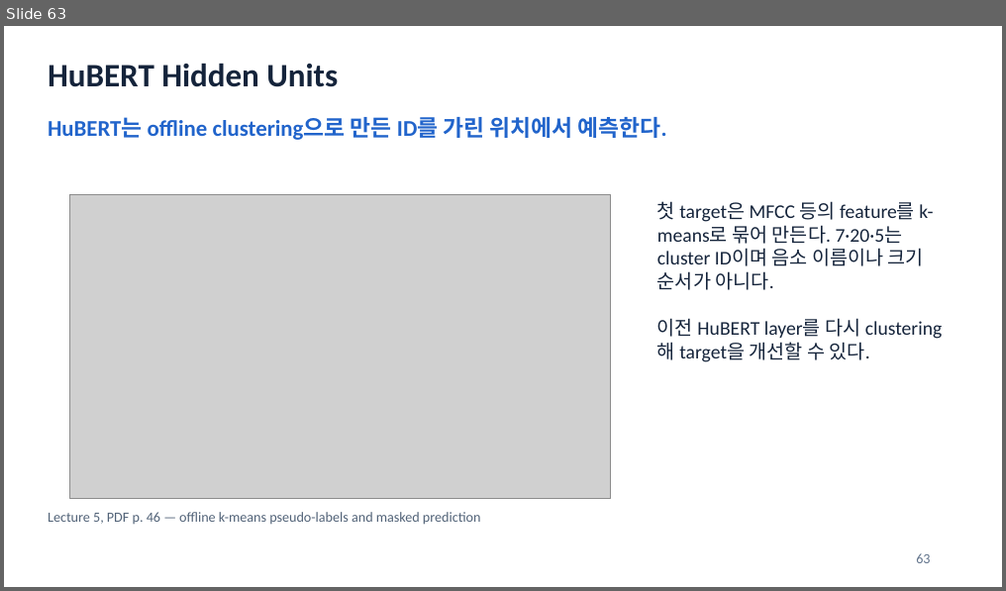
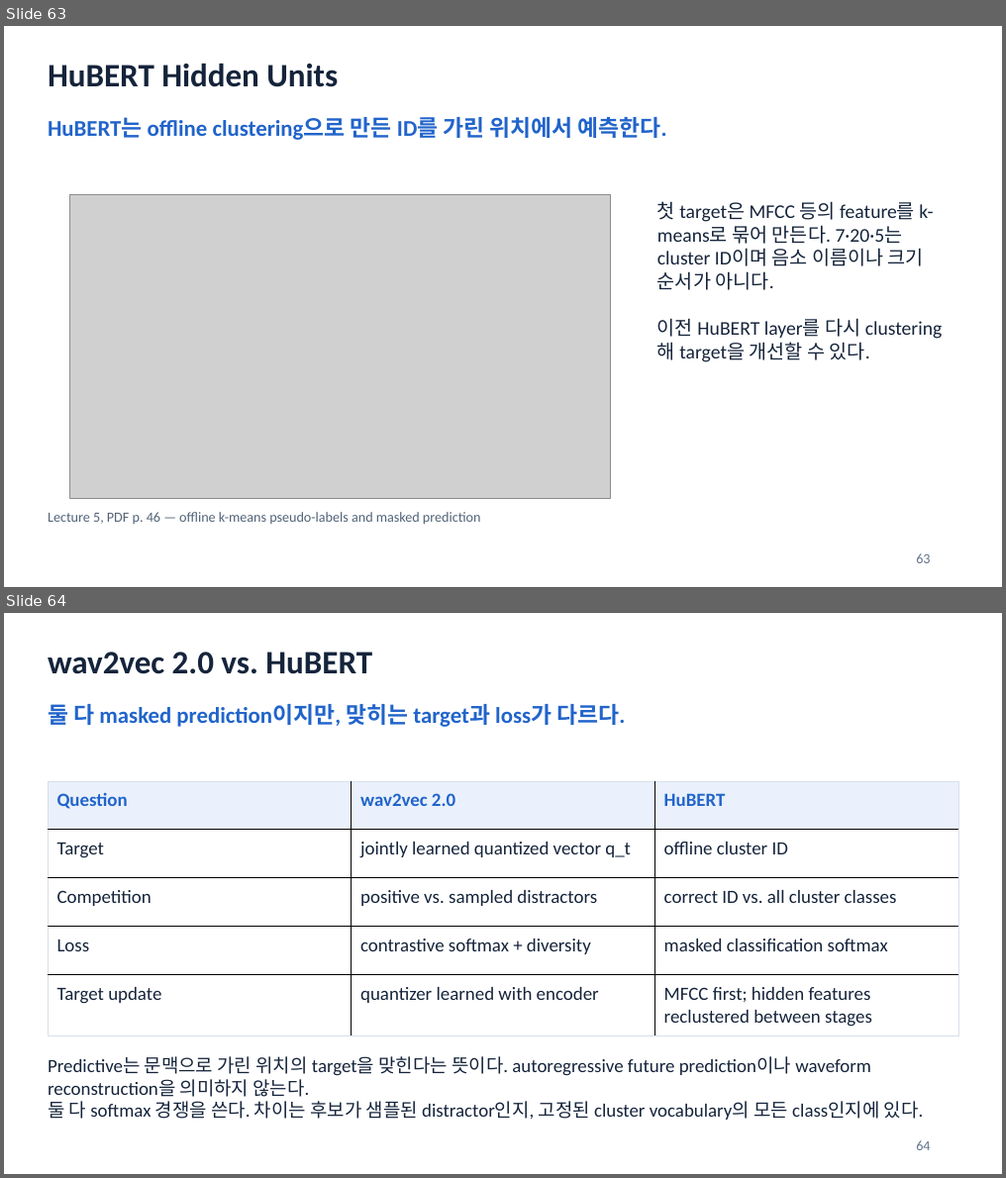
Before and after one commit to HyeonWooNa0861/HyeonWooNa0861.github.io, a slide deck: assets/presentations/study/speech-and-audio-recognition/sar-midterm-review-slides.pptx. Shown one above the other, each under a label of ours: slide 63 before the commit, slides 63 and 64 after it. The pictures are 1006x591 and 1006x1178 pixels, drawn with LibreOffice and Linux fonts; fonts in the diff are those of the drawing; grey boxes stand for pictures. Boxes give left, top, right and bottom in pixels: in the first picture for what was removed or moved away, otherwise in the second. Text is boxed around its words. In the diff, an @@ line names an element or a change of style, - is before the commit and + after.

Commit message:
Clarify wav2vec 2.0 and HuBERT learning objectives

```diff
--- a/assets/presentations/study/speech-and-audio-recognition/sar-midterm-review-slides.pptx
+++ b/assets/presentations/study/speech-and-audio-recognition/sar-midterm-review-slides.pptx
@@ slide 64 added at (4, 613, 1002, 1174), background #FFFFFF @@
@@ text added at (48, 652, 372, 674), 31.5 pt, text #15243B, bold @@
+wav2vec 2.0 vs. HuBERT
@@ text added at (48, 704, 625, 727), 21.8 pt, text #2164CB, bold @@
+둘 다 masked prediction이지만, 맞히는 target과 loss가 다르다.
@@ table added at (48, 781, 959, 1031), 5 rows, 3 columns @@
+Question | wav2vec 2.0 | HuBERT
+Target | jointly learned quantized vector q_t | offline cluster ID
+Competition | positive vs. sampled distractors | correct ID vs. all cluster classes
+Loss | contrastive softmax + diversity | masked classification softmax
+Target update | quantizer learned with encoder | MFCC first; hidden features reclustered between stages
@@ text added at (48, 1057, 924, 1120), 18 pt, text #15243B @@
+Predictive는 문맥으로 가린 위치의 target을 맞힌다는 뜻이다. autoregressive future prediction이나 waveform reconstruction을 의미하지 않는다.
+둘 다 softmax 경쟁을 쓴다. 차이는 후보가 샘플된 distractor인지, 고정된 cluster vocabulary의 모든 class인지에 있다.
@@ text added at (916, 1141, 930, 1151), 13.5 pt, text #62748C @@
+64
```
Also in this commit, not shown: 1 slide changed, 3 other files.
